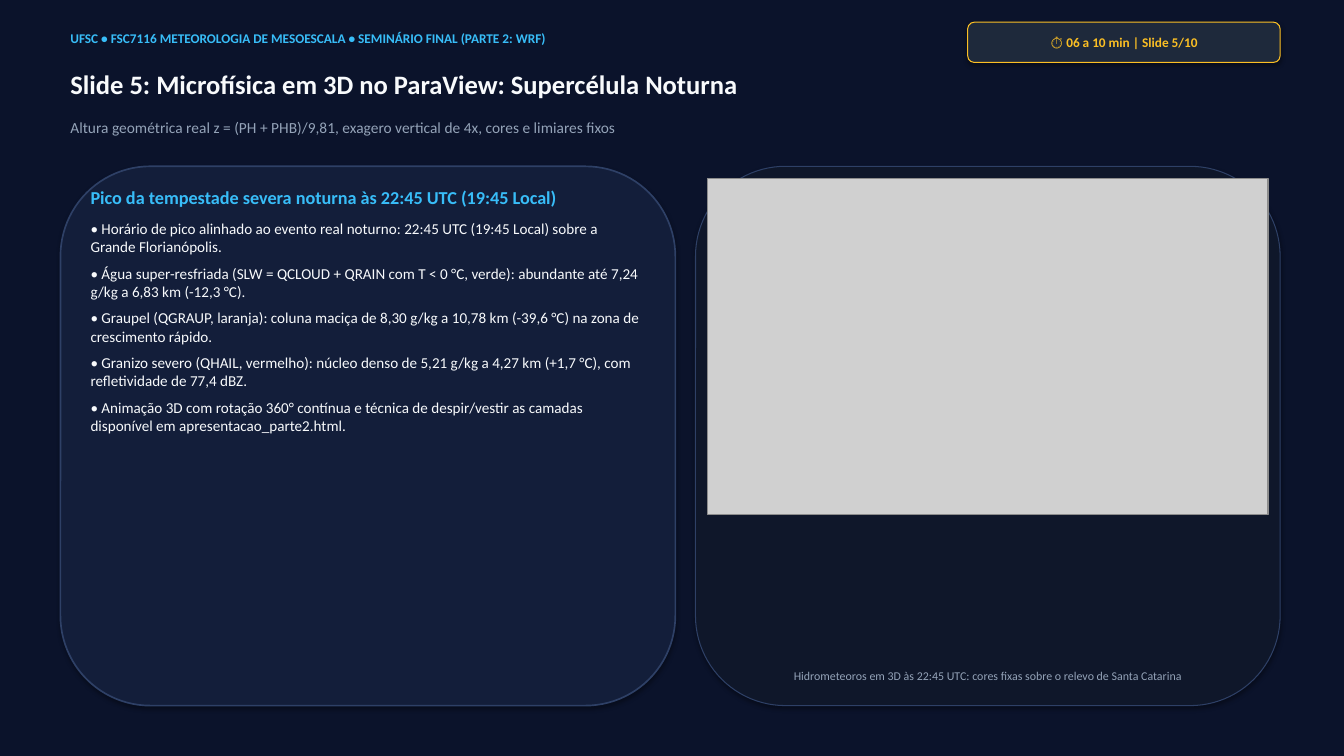
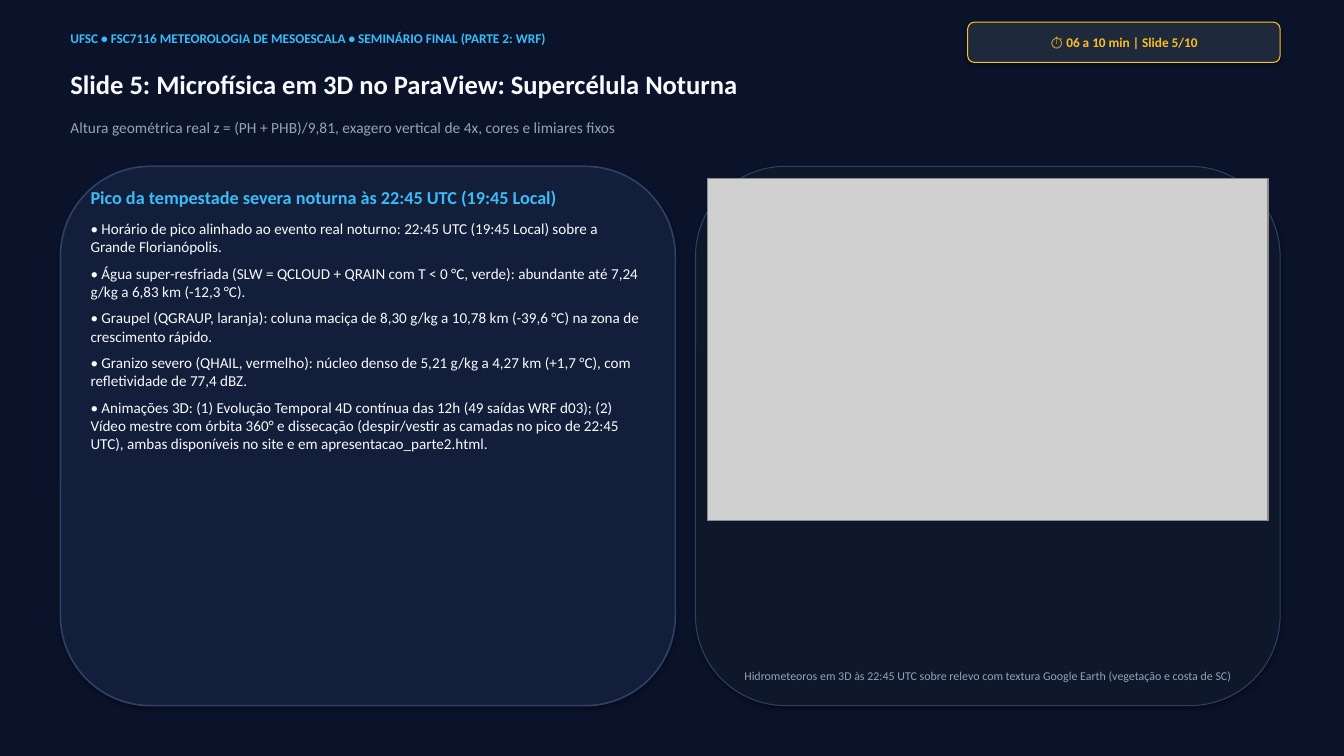
Before and after one commit to reinaldohaas/tarefa-meso, a slide deck: slide 5 of apresentacao/apresentacao_wrf_granizo.pptx. Drawn at 1344x756 pixels with LibreOffice and Linux fonts; fonts in the diff are those of the drawing; grey boxes stand for pictures. Boxes give left, top, right and bottom in pixels: in the first picture for what was removed or moved away, otherwise in the second. Text is boxed around its words. In the diff, an @@ line names an element or a change of style, - is before the commit and + after.

Commit message:
feat(3d): mapeamento de ortofoto real do Google Earth no relevo topografico e animacoes 4D e mestre com despir/vestir

```diff
--- a/apresentacao/apresentacao_wrf_granizo.pptx
+++ b/apresentacao/apresentacao_wrf_granizo.pptx
@@ picture: place and size @@
-picture at <box>708,178,1268,515</box>
+picture at <box>708,178,1268,521</box>
@@ text at <box>91,402,619,452</box>: text changed @@
-• Animação 3D com rotação 360° contínua e técnica de despir/vestir as camadas disponível em apresentacao_parte2.html.
+• Animações 3D: (1) Evolução Temporal 4D contínua das 12h (49 saídas WRF d03); (2) Vídeo mestre com órbita 360° e dissecação (despir/vestir as camadas no pico de 22:45 UTC), ambas disponíveis no site e em apresentacao_parte2.html.
@@ text at <box>744,671,1231,682</box>: text changed @@
-Hidrometeoros em 3D às 22:45 UTC: cores fixas sobre o relevo de Santa Catarina
+Hidrometeoros em 3D às 22:45 UTC sobre relevo com textura Google Earth (vegetação e costa de SC)
```
Also in this commit, not shown: 3 other slides changed, 20 other files.
